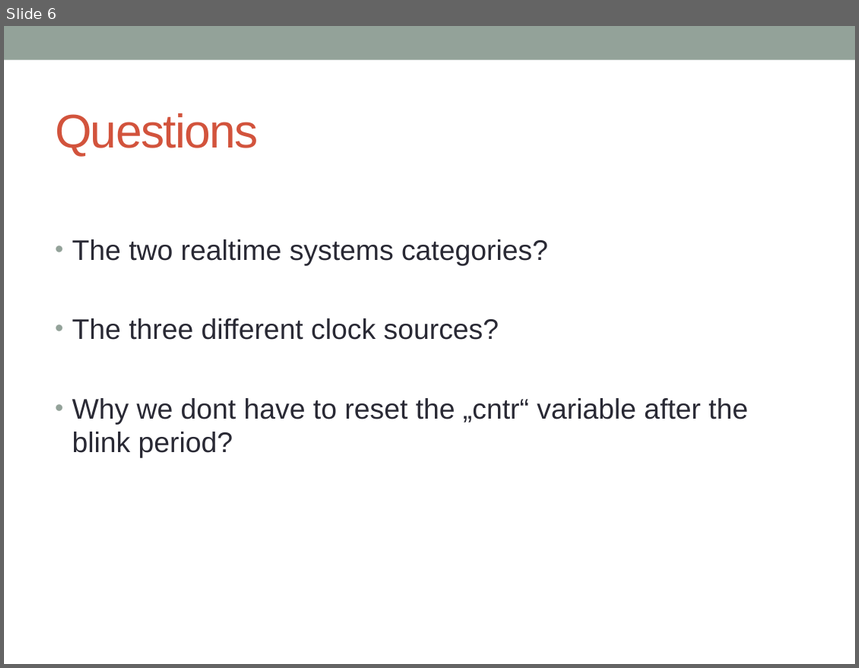
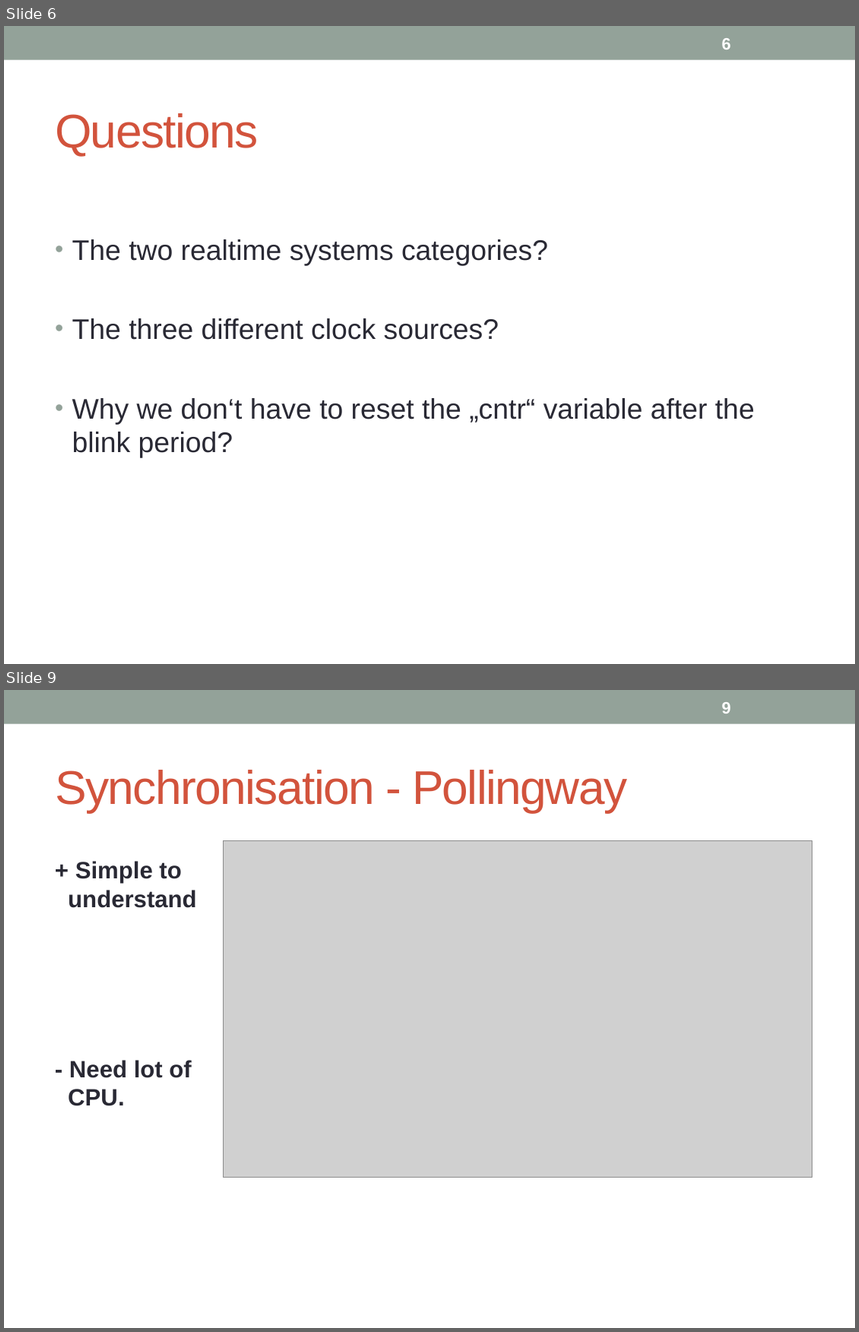
Before and after one commit to FlorianOechslin/Dicke-Controller-Kartoffelsalat, a slide deck: SW04_Monday.pptx. Shown one above the other, each under a label of ours: slide 6 before the commit, slides 6 and 9 after it; the slides between them are not shown. The pictures are 859x668 and 859x1332 pixels, drawn with LibreOffice and Linux fonts; fonts in the diff are those of the drawing; grey boxes stand for pictures. Boxes give left, top, right and bottom in pixels: in the first picture for what was removed or moved away, otherwise in the second. Text is boxed around its words. In the diff, an @@ line names an element or a change of style, - is before the commit and + after.

```diff
--- a/SW04_Monday.pptx
+++ b/SW04_Monday.pptx
@@ slide 9 added at box(4, 690, 855, 1328), background #FFFFFF; not listed: 1 template element that a slide beside it also shows @@
@@ page number added at box(722, 702, 731, 714), 14 pt, text #FFFFFF, bold @@
+9
@@ title added at box(55, 770, 627, 813), 40 pt, text #D2533C @@
+Synchronisation - Pollingway
@@ picture added at box(224, 840, 813, 1178) @@
@@ text added at box(68, 861, 196, 1106), 20 pt, text #292934, bold @@
++ Simple to
+understand
+- Need lot of
+CPU.
@@ slide 6 changed as well @@
@@ page number added at box(722, 38, 731, 50), 14 pt, text #FFFFFF, bold @@
+6
@@ text at box(72, 398, 755, 458): text changed @@
-• Why we dont have to reset the „cntr“ variable after the blink period?
+• Why we don‘t have to reset the „cntr“ variable after the blink period?
```
Also in this commit, not shown: 5 other slides changed, 4 other slides added.
